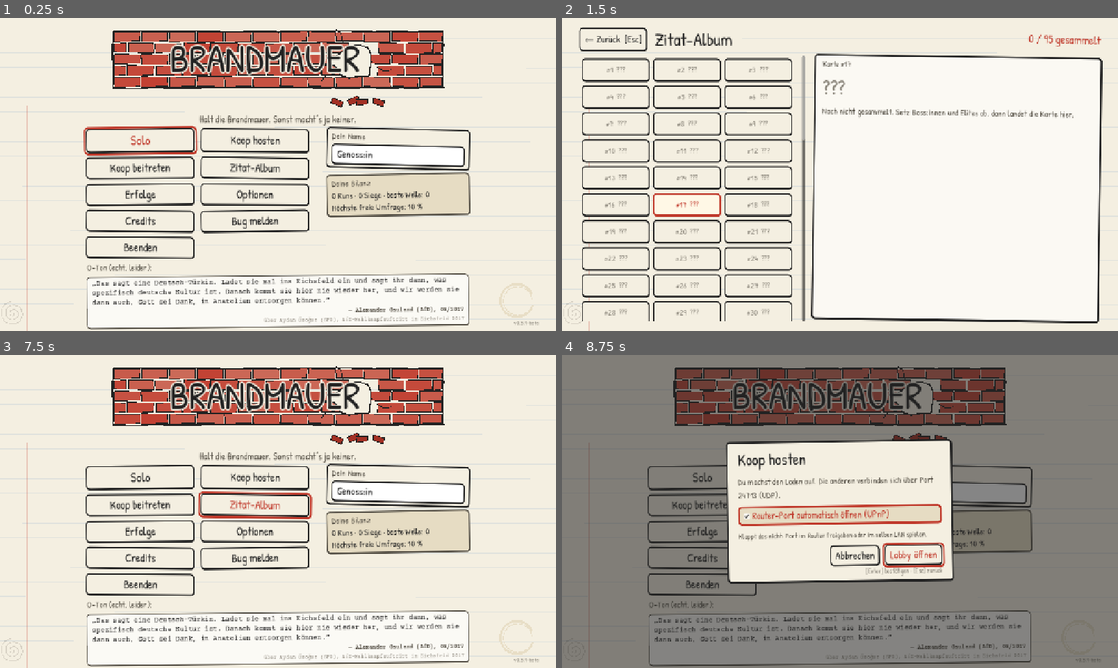
Above: before the commit, frames 1-4 (two rows, left to right).
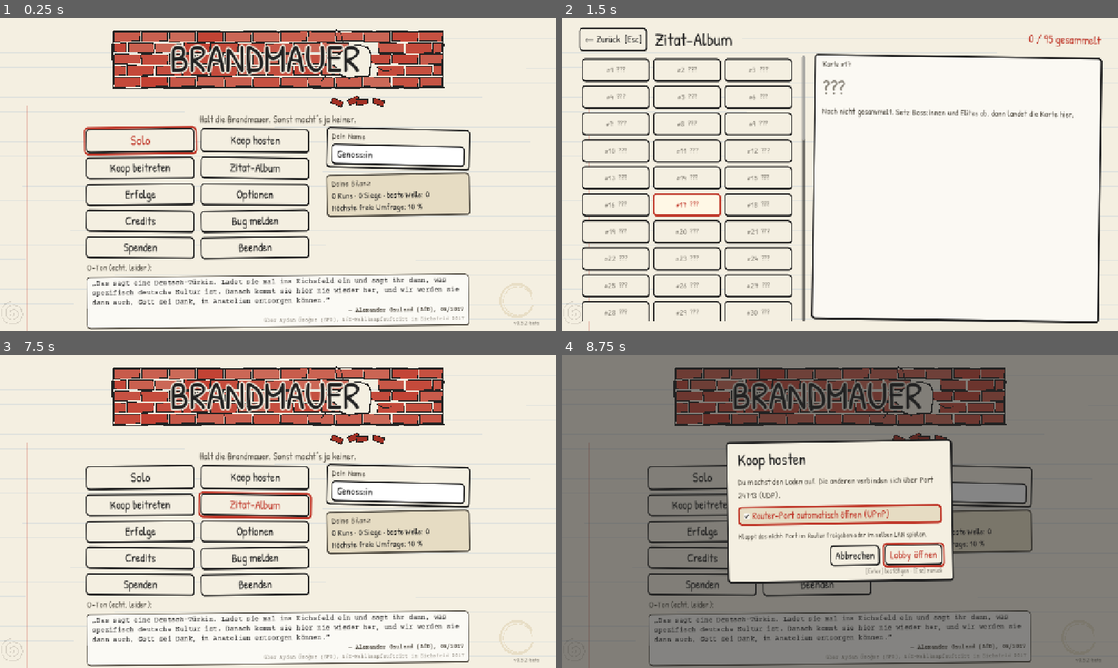
Above: after the commit, the same moments.

Repository: W3ltraumaff3/brandmauer
Game: Godot game, scene res://scenes/main.tscn
Same seed, same stepped clock (60 frames per second), same inputs: the game is played once before the commit and once after it.
Inputs (mouse positions are in pixels of both pictures, inside the frame that each line leads up to):
- Up to frame 1 (0.25 s): no input
- Up to frame 2 (1.5 s): click "Zitat-Album" at 0.5 s; click "Erfolge" at 1.25 s
- Up to frame 3 (7.5 s): click "Optionen" at 2 s; click "Credits" at 2.75 s; click (139, 583) at 3.5 s, where only the run after the commit has a clickable "Spenden"; click "Solo" at 4.25 s; click "Solo" at 5 s; click "Koop beitreten" at 5.75 s; click "Bug melden" at 6.5 s; click "← Zurück [Esc]" at 7.25 s
- Up to frame 4 (8.75 s): click "Koop hosten" at 8 s

The runs differ from the first frame. In frame 1, 0.5% of the frame differs, in the area x 22-97%, y 69-99%; in frame 2, nothing differs; in frame 3, 0.5%; in frame 4, 0.3%.

Commit message:
v0.5.2-beta: Spenden button with Ko-fi link
- Main menu "Spenden" (D-166): dialog says where the money goes
  (organisations against right-wing extremism), then "Zu Ko-fi" opens
  https://ko-fi.com/brandmauer in the browser
- Test: test_donate.gd; gamepad check and UI preview cover the dialog

Co-Authored-By: Claude Opus 5.5 <noreply@anthropic.com>

Diff:
--- a/i18n/ui.csv
+++ b/i18n/ui.csv
@@ -352,3 +352,13 @@
 SPAETI_TAX_PAID,Reichensteuer: −%d %s an die Ärmsten
 SPAETI_TAX_RECEIVED,Reichensteuer: +%d %s für dich
 END_TAX,"Reichensteuer: %d gezahlt, %d erhalten"
+MENU_DONATE,Spenden
+DONATE_TITLE,Spenden gegen rechts
+DONATE_WHERE,Wohin dein Geld geht:
+DONATE_TEXT,"Jede Spende gebe ich an Organisationen gegen Rechtsextremismus weiter, z. B.:"
+DONATE_ORG_1,• Amadeu Antonio Stiftung
+DONATE_ORG_2,• EXIT-Deutschland (Ausstieg aus der Neonazi-Szene)
+DONATE_ORG_3,• VBRG (Beratung für Betroffene rechter Gewalt)
+DONATE_ORG_4,• Bundesverband Mobile Beratung
+DONATE_GO,Zu Ko-fi
+DONATE_OPENED,Ko-fi wurde im Browser geöffnet. Danke!
--- a/project.godot
+++ b/project.godot
@@ -5,7 +5,7 @@
 
 config/name="Brandmauer"
 config/description="Satirisches Arena-Roguelite. Solo oder Koop für 1–4 Spieler."
-config/version="0.5.1-beta"
+config/version="0.5.2-beta"
 run/main_scene="res://scenes/main.tscn"
 config/features=PackedStringArray("4.7", "GL Compatibility")
 config/icon="res://icon.svg"
--- /dev/null
+++ b/src/ui/donate_dialog.gd
@@ -0,0 +1,39 @@
+class_name DonateDialog
+extends UIDialog
+## "Spenden" (GDD §19a, D-166): says where the money goes, then opens the
+## Ko-fi page in the browser. The game never handles payments itself.
+
+const URL := "https://ko-fi.com/brandmauer"
+const ORGS := ["DONATE_ORG_1", "DONATE_ORG_2", "DONATE_ORG_3", "DONATE_ORG_4"]
+
+## Opens the URL; tests swap it for a recorder so no browser starts.
+var open_url: Callable = OS.shell_open
+
+
+func build() -> void:
+	width = 600.0
+	card.custom_minimum_size.x = width
+	auto_focus = false
+	content.add_child(UIKit.heading(tr("DONATE_TITLE"), 36))
+	content.add_child(UIKit.para(tr("DONATE_WHERE"), 22))
+	content.add_child(UIKit.para(tr("DONATE_TEXT"), 20, UITheme.INK_SOFT))
+	var list := UIKit.vbox(2)
+	for key in ORGS:
+		list.add_child(UIKit.para(tr(key), 20))
+	content.add_child(UIKit.margin(list, 16, 0, 0, 0))
+	var row := UIKit.hbox(12)
+	row.alignment = BoxContainer.ALIGNMENT_END
+	var cancel := UIKit.button(tr("UI_CANCEL"), close)
+	cancel.name = "cancel"
+	var go := UIKit.button(tr("DONATE_GO"), _on_go)
+	go.name = "go"
+	row.add_child(cancel)
+	row.add_child(go)
+	content.add_child(row)
+	UIKit.focus_later(go)
+
+
+func _on_go() -> void:
+	open_url.call(URL)
+	ToastLayer.show_text(tr("DONATE_OPENED"))
+	close()
--- a/src/ui/main_menu.gd
+++ b/src/ui/main_menu.gd
@@ -68,7 +68,8 @@
 		["MENU_SOLO", _on_solo], ["MENU_HOST", _on_host],
 		["MENU_JOIN", _on_join], ["MENU_ALBUM", _open.bind("album")],
 		["MENU_ACHIEVEMENTS", _open.bind("achievements")], ["MENU_OPTIONS", _open.bind("options")],
-		["MENU_CREDITS", _open.bind("credits")], ["MENU_BUG", _on_bug], ["MENU_QUIT", _on_quit],
+		["MENU_CREDITS", _open.bind("credits")], ["MENU_BUG", _on_bug],
+		["MENU_DONATE", _open.bind("donate")], ["MENU_QUIT", _on_quit],
 	]
 	for i in entries.size():
 		var b := UIKit.button(tr(entries[i][0]), entries[i][1], 26)
@@ -226,6 +227,7 @@
 		"achievements": s = AchievementsScreen.new()
 		"options": s = OptionsScreen.new()
 		"credits": s = CreditsScreen.new()
+		"donate": s = DonateDialog.new()
 	if s:
 		_push(s)
 
--- /dev/null
+++ b/tests/godot/test_donate.gd
@@ -0,0 +1,61 @@
+extends TestCase
+## "Spenden" in the main menu (GDD §19a, D-166): the button opens a dialog
+## that names where the money goes, and only "Zu Ko-fi" opens the Ko-fi page.
+
+const AREAS := ["ui"]  # ci-cd.md §2a
+
+var _opened: Array = []
+
+
+func _root() -> Window:
+	return (Engine.get_main_loop() as SceneTree).root
+
+
+func _find_button(n: Node, text: String) -> Button:
+	if n is Button and (n as Button).text == text:
+		return n
+	for c in n.get_children():
+		var b := _find_button(c, text)
+		if b:
+			return b
+	return null
+
+
+func _texts(n: Node, out: Array) -> Array:
+	if n is Label:
+		out.append((n as Label).text)
+	for c in n.get_children():
+		_texts(c, out)
+	return out
+
+
+func test_menu_button_opens_the_donate_dialog() -> void:
+	var menu := MainMenu.new()
+	_root().add_child(menu)
+	var b := _find_button(menu, TranslationServer.translate("MENU_DONATE"))
+	assert_true(b != null, "Spenden button in the main menu")
+	if b:
+		b.pressed.emit()
+		var overlay := menu.get_child(menu.get_child_count() - 1)
+		assert_true(overlay is DonateDialog, "Spenden opens the DonateDialog")
+	menu.free()
+
+
+func test_dialog_says_where_the_money_goes_before_the_link() -> void:
+	var dlg := DonateDialog.new()
+	dlg.open_url = func(u: String) -> void: _opened.append(u)
+	_opened.clear()
+	_root().add_child(dlg)
+	var texts := _texts(dlg, [])
+	for key in ["DONATE_WHERE", "DONATE_TEXT"] + DonateDialog.ORGS:
+		var t := TranslationServer.translate(key)
+		assert_true(t != key, "%s is translated" % key)
+		assert_true(t in texts, "%s shown" % key)
+	assert_true(_opened.is_empty(), "nothing opens before the button is pressed")
+	var go := dlg.find_child("go", true, false) as Button
+	assert_true(go != null, "Zu Ko-fi button")
+	if go:
+		go.pressed.emit()
+	assert_eq(_opened, ["https://ko-fi.com/brandmauer"])
+	if is_instance_valid(dlg) and not dlg.is_queued_for_deletion():
+		dlg.free()
--- a/tools/gamepad_nav_check.gd
+++ b/tools/gamepad_nav_check.gd
@@ -306,6 +306,7 @@
 		["album", "MENU_ALBUM", "ddddddddddrrlluu", ""],
 		["achievements", "MENU_ACHIEVEMENTS", "ddrdlluu", ""],
 		["credits", "MENU_CREDITS", "ud", ""],
+		["donate dialog", "MENU_DONATE", "lrlrud", ""],
 	]
 	UIApi.preview_net = {"lan_games": [
 		{"name": "Oma Inge", "ip": "192.168.178.23", "port": 24713, "players": 2},
--- a/tools/ui_preview.gd
+++ b/tools/ui_preview.gd
@@ -41,6 +41,7 @@
 
 	await _shot("01_main_menu", MainMenu.new())
 	await _shot_menu_overlay("02_host_dialog", HostDialog.new())
+	await _shot_menu_overlay("02b_donate_dialog", DonateDialog.new())
 	UIApi.preview_net = {"lan_games": [
 		{"name": "Oma Inge", "ip": "192.168.178.23", "port": 24713, "players": 2},
 		{"name": "Kiezkollektiv", "ip": "192.168.178.40", "port": 24713, "players": 1}]}
Not shown, added: src/ui/donate_dialog.gd.uid
Not shown, added: tests/godot/test_donate.gd.uid
Not shown, changed: .github/release-notes.md
Not shown, changed: docs/GDD.md
Not shown, changed: docs/decisions.md
Not shown, changed: docs/status-report.md
